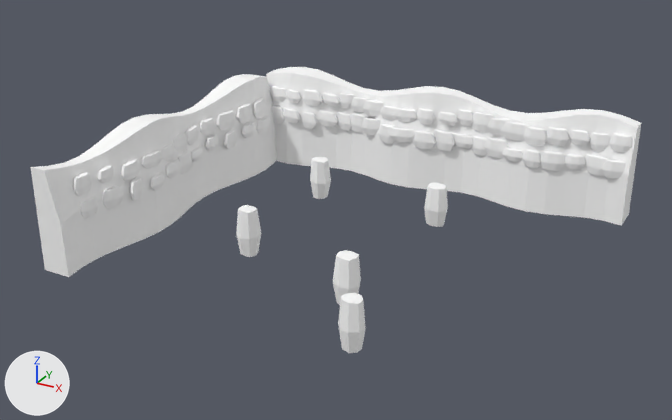
One commit to the glTF model assets/models/mine_reference/backdrop.glb: the scene before it, then after it.
The view is the same before and after, from a 50 mm camera at (95.3, -182.3, 90.6) aimed at (-5.9, 1.6, -1.4). Every picture has the same lights, and +X, +Y and +Z are marked at lower left. The first picture is the older version. Where no turn or scale is listed for an object, it has been applied to the vertices. Vertices at exactly the same position are counted once.

In view in the first picture: 'backdrop_Mine_Rock'.
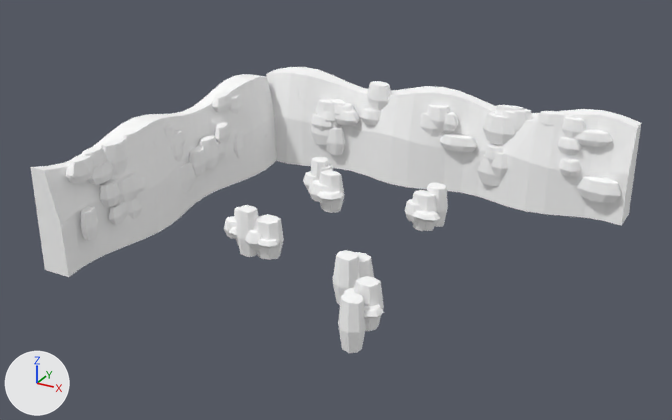
Boxes (x1, y1, x2, y2) around the edits, measured in the pictures (672 x 420 px):
part 1 of me_chasmpillar_005, rebuilt
    before: (318, 111, 338, 127)
    after: (318, 111, 336, 124)
part 2 of me_chasmpillar_005, rebuilt
    before: (453, 133, 473, 149)
    after: (440, 134, 478, 152)
part 3 of me_chasmpillar_005, deleted
    before: (80, 86, 632, 218)
part 4 of me_chasmpillar_005, built on
    before: (73, 89, 590, 200)
    after: (65, 81, 621, 241)
part 5 of me_chasmpillar_005, added
    after: (303, 164, 345, 213)
part 6 of me_chasmpillar_005, added
    after: (224, 207, 284, 260)
part 7 of me_chasmpillar_005, added
    after: (343, 252, 384, 331)
part 8 of me_chasmpillar_005, added
    after: (404, 190, 440, 231)

The edits, one by one:
me_chasmpillar_005 is used by ob_backdrop_mine_rock; location (-22.0, 22.0, -3.0).
me_chasmpillar_005 had 1860 vertices, 3444 faces and spanned x -37.0..76.3, y -66.0..33.0, z -9.2..20.0.
me_chasmpillar_005 now has 2316 vertices, 4280 faces and spans x -37.0..76.0, y -66.0..33.0, z -9.2..20.2.
me_chasmpillar_005 part 1: the loose piece of 24 vertices spanning x -16.3..-8.1, y 23.7..26.5, z 5.7..9.8 is rebuilt with 24 vertices and now spans x -15.7..-7.8, y 22.5..27.8, z 6.4..10.4.
me_chasmpillar_005 part 2: the loose piece of 24 vertices spanning x 26.6..33.9, y 24.8..27.2, z 5.9..9.4 is rebuilt with 24 vertices and now spans x 24.1..35.1, y 22.9..26.8, z 5.3..9.3.
me_chasmpillar_005 part 3: 43 loose pieces with 1032 vertices, spanning x -33.1..76.3, y -58.8..28.9, z 4.1..16.1, are deleted.
me_chasmpillar_005 part 4: 408 vertices removed from x -32.9..65.1, y -58.9..28.9, z 3.6..15.8; 1392 vertices added at x -34.1..74.8, y -60.3..29.6, z -2.7..20.2.
me_chasmpillar_005 part 5: 144 vertices added at x -4.5..10.5, y -10.2..2.9, z -6.4..4.3.
me_chasmpillar_005 part 6: 144 vertices added at x -6.2..11.0, y -41.5..-32.8, z -6.0..3.9.
me_chasmpillar_005 part 7: 144 vertices added at x 29.8..46.5, y -58.9..-41.7, z -6.4..4.3.
me_chasmpillar_005 part 8: 72 vertices added at x 28.2..38.3, y -9.6..-2.6, z -5.9..3.9.
